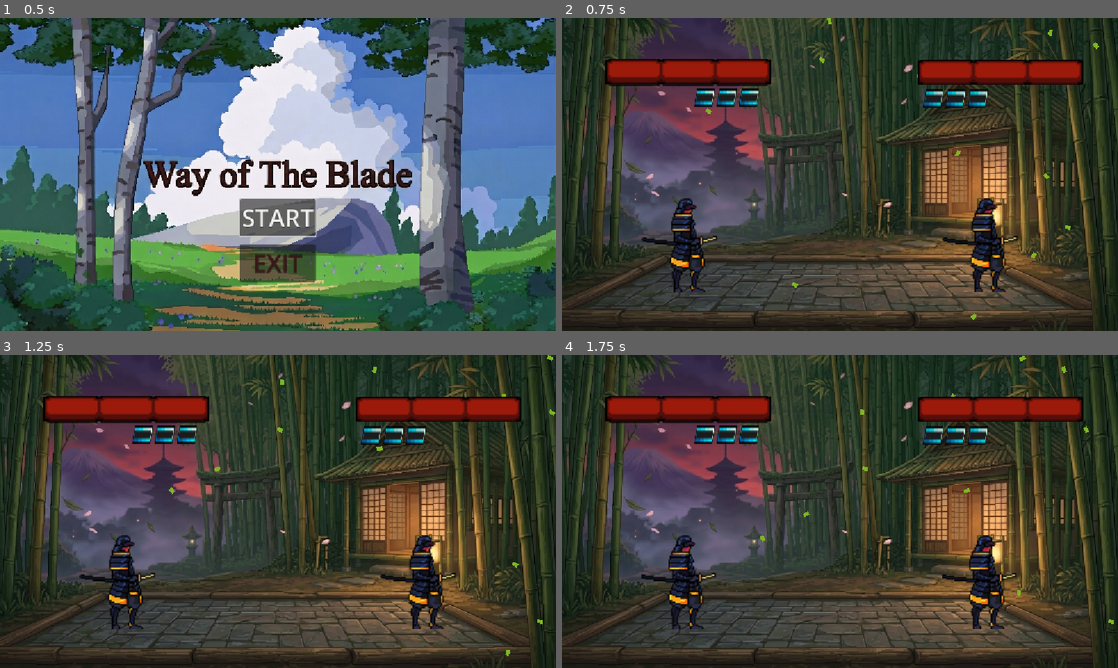
Above: before the commit, frames 1-4 (two rows, left to right).
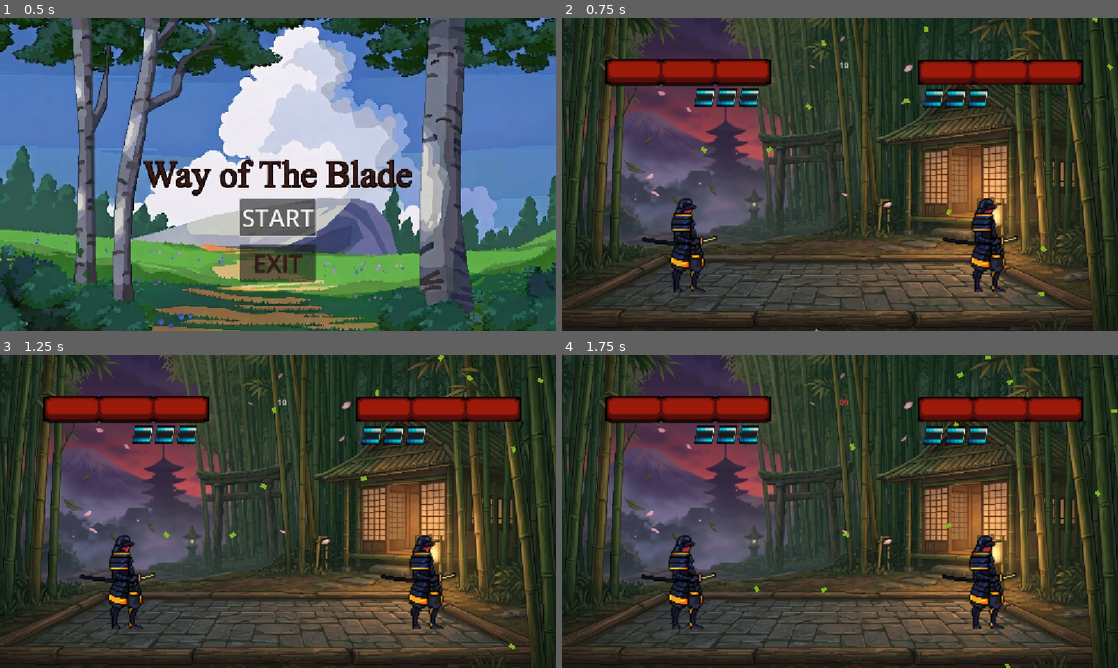
Above: after the commit, the same moments.

Repository: ianRHS/Way-of-the-blade-
Game: Godot game, scene res://Scenes/MainMenu.tscn
The game is run twice, just before and just after one commit, with the same random seed, the same clock (stepped at 60 frames per second) and the same inputs.
Inputs:
- Up to frame 1 (0.5 s): no input
- Up to frame 2 (0.75 s): click "START" at 0.5 s
- Up to frame 3 (1.25 s): no input
- Up to frame 4 (1.75 s): no input

Frame 1 is identical in both runs. In frame 2, 0.3% of the frame differs, in the area x 25-100%, y 0-100%; in frame 3, 0.3%, in the area x 29-100%, y 0-97%; in frame 4, 0.3%.

Commit message:
made a victory screen for the game
Made a victory screen after a player wins that has a rematch button, main menu button and exit but it needs fixing because the scene do not show up currently after a player wins, it just freezes them.

Diff:
--- a/Scenes/Main.tscn
+++ b/Scenes/Main.tscn
@@ -1,11 +1,14 @@
 [gd_scene format=3 uid="uid://ddn8l01e1jr76"]
 
 [ext_resource type="PackedScene" uid="uid://dpgcpbiix8p14" path="res://Scenes/player.tscn" id="1_glv2v"]
+[ext_resource type="Script" uid="uid://uynbc4ik31dw" path="res://Scripts/main.gd" id="1_jw32o"]
 [ext_resource type="Script" uid="uid://dt6aru0gm20aq" path="res://Scripts/Camera.gd" id="3_kln2b"]
 [ext_resource type="PackedScene" uid="uid://binsmm51c3858" path="res://Scenes/hud.tscn" id="3_rgh2o"]
 [ext_resource type="PackedScene" uid="uid://b5x1nfrmc3t54" path="res://Scenes/pause_menu.tscn" id="4_rgh2o"]
 [ext_resource type="Texture2D" uid="uid://cvtx2k382ldwh" path="res://Assets/e5a8aeeb-32ca-4c44-bbd0-1733f2adb2d7.jpg" id="5_pbw6q"]
 [ext_resource type="Texture2D" uid="uid://m36ehsowkb7w" path="res://Assets/leaf_pack/folhas_verde.png" id="6_v1gob"]
+[ext_resource type="Texture2D" uid="uid://bl7pmv1blj7ih" path="res://Assets/4710b0fe-b8ec-4b06-8868-59dd011037aa.jpg" id="8_50glp"]
+[ext_resource type="Script" uid="uid://fmvswsfde37b" path="res://Scripts/victory_menu.gd" id="8_vy5pj"]
 
 [sub_resource type="RectangleShape2D" id="RectangleShape2D_xnrmw"]
 size = Vector2(1152, 18)
@@ -21,19 +24,23 @@
 particle_flag_disable_z = true
 emission_shape = 3
 emission_box_extents = Vector3(600, 1, 1)
-angle_min = -22.19999
+angle_min = -15.4999895
 angle_max = 360.00003
+direction = Vector3(0, 1, 0)
+spread = 35.0
+initial_velocity_min = 20.0
+initial_velocity_max = 50.0
 angular_velocity_min = -45.000015
 angular_velocity_max = 44.999985
 gravity = Vector3(30, 50, 0)
 turbulence_noise_strength = 5.0
 turbulence_noise_scale = 3.0
 turbulence_noise_speed = Vector3(0.5, 0.5, 0.5)
-turbulence_noise_speed_random = 0.0
 turbulence_influence_min = 0.2
 turbulence_influence_max = 0.8
 
 [node name="Main" type="Node2D" unique_id=2001256775]
+script = ExtResource("1_jw32o")
 
 [node name="Floor" type="StaticBody2D" parent="." unique_id=1427900738]
 
@@ -47,14 +54,14 @@
 offset_right = 1150.0
 offset_bottom = 584.0
 
-[node name="Player 1" parent="." unique_id=217431882 node_paths=PackedStringArray("opponent") instance=ExtResource("1_glv2v")]
+[node name="Player1" parent="." unique_id=217431882 node_paths=PackedStringArray("opponent") instance=ExtResource("1_glv2v")]
 position = Vector2(254, 473)
-opponent = NodePath("../Player 2")
+opponent = NodePath("../Player2")
 
-[node name="Player 2" parent="." unique_id=1135110097 node_paths=PackedStringArray("opponent") instance=ExtResource("1_glv2v")]
+[node name="Player2" parent="." unique_id=1135110097 node_paths=PackedStringArray("opponent") instance=ExtResource("1_glv2v")]
 position = Vector2(877, 478)
 player_prefix = "p2"
-opponent = NodePath("../Player 1")
+opponent = NodePath("../Player1")
 
 [node name="LeftWall" type="StaticBody2D" parent="." unique_id=594525251]
 
@@ -73,6 +80,7 @@
 script = ExtResource("3_kln2b")
 
 [node name="HUD" parent="." unique_id=1926756454 instance=ExtResource("3_rgh2o")]
+total_time = 10
 
 [node name="PauseMenu" parent="HUD" unique_id=195141643 instance=ExtResource("4_rgh2o")]
 visible = false
@@ -95,3 +103,70 @@
 lifetime = 10.0
 preprocess = 15.0
 process_material = SubResource("ParticleProcessMaterial_50glp")
+
+[node name="VictoryMenu" type="CanvasLayer" parent="." unique_id=747801022]
+process_mode = 3
+visible = false
+script = ExtResource("8_vy5pj")
+
+[node name="Control" type="Control" parent="VictoryMenu" unique_id=329348348]
+layout_mode = 3
+anchors_preset = 15
+anchor_right = 1.0
+anchor_bottom = 1.0
+grow_horizontal = 2
+grow_vertical = 2
+
+[node name="BackgroundTint" type="ColorRect" parent="VictoryMenu/Control" unique_id=1714013972]
+layout_mode = 0
+offset_right = 1152.0
+offset_bottom = 648.0
+color = Color(0.32156864, 0.32156864, 0.32156864, 0.7254902)
+
+[node name="VictoryBanner" type="TextureRect" parent="VictoryMenu/Control" unique_id=1491154887]
+layout_mode = 0
+offset_right = 1152.0
+offset_bottom = 648.0
+texture = ExtResource("8_50glp")
+
+[node name="WinnerText" type="Label" parent="VictoryMenu/Control" unique_id=433349208]
+layout_mode = 1
+anchors_preset = 5
+anchor_left = 0.5
+anchor_right = 0.5
+offset_left = -119.0
+offset_top = 3.0
+offset_right = 2.0
+offset_bottom = 26.0
+grow_horizontal = 2
+scale = Vector2(2, 2)
+text = "PLAYER 1 WINS!"
+horizontal_alignment = 1
+vertical_alignment = 1
+
+[node name="ButtonContainer" type="VBoxContainer" parent="VictoryMenu/Control" unique_id=86152482]
+layout_mode = 1
+anchors_preset = -1
+anchor_left = 0.5
+anchor_top = 0.629
+anchor_right = 0.5
+anchor_bottom = 0.629
+offset_left = -52.0
+offset_top = -14.5920105
+offset_right = 52.0
+offset_bottom = 165.40799
+grow_horizontal = 2
+grow_vertical = 2
+alignment = 1
+
+[node name="RematchButton" type="Button" parent="VictoryMenu/Control/ButtonContainer" unique_id=1841836841]
+layout_mode = 2
+text = "REMATCH"
+
+[node name="MainMenuButton" type="Button" parent="VictoryMenu/Control/ButtonContainer" unique_id=1671860603]
+layout_mode = 2
+text = "MAIN MENU"
+
+[node name="ExitButton" type="Button" parent="VictoryMenu/Control/ButtonContainer" unique_id=1016207012]
+layout_mode = 2
+text = "EXIT"
--- a/Scenes/hud.tscn
+++ b/Scenes/hud.tscn
@@ -35,6 +35,7 @@
 empty_dot_texture = SubResource("AtlasTexture_t1xeu")
 
 [node name="VictoryPanel" type="PanelContainer" parent="." unique_id=1397725074]
+process_mode = 3
 visible = false
 anchors_preset = 8
 anchor_left = 0.5
@@ -123,3 +124,17 @@
 
 [node name="Dot3" type="TextureRect" parent="P2RoundIcons" unique_id=1914695690]
 layout_mode = 2
+
+[node name="TimerLabel" type="Label" parent="." unique_id=469763259]
+anchors_preset = -1
+anchor_right = 0.035
+offset_left = 436.0
+offset_top = 1.0
+offset_right = 693.68
+offset_bottom = 194.0
+horizontal_alignment = 1
+vertical_alignment = 1
+
+[node name="MatchTimer" type="Timer" parent="." unique_id=387693688]
+
+[connection signal="time_over" from="." to="." method="_on_time_over"]
--- a/Scenes/pause_menu.tscn
+++ b/Scenes/pause_menu.tscn
@@ -19,7 +19,7 @@
 anchor_bottom = 1.0
 grow_horizontal = 2
 grow_vertical = 2
-color = Color(0.18000486, 0.18000486, 0.18000486, 1)
+color = Color(0.18039216, 0.18039216, 0.18039216, 0.2784314)
 
 [node name="VBoxContainer" type="VBoxContainer" parent="." unique_id=843995244]
 layout_mode = 1
--- /dev/null
+++ b/Scenes/victory_menu.tscn
@@ -0,0 +1,70 @@
+[gd_scene format=3 uid="uid://curnf5u1n4mim"]
+
+[ext_resource type="Script" uid="uid://fmvswsfde37b" path="res://Scripts/victory_menu.gd" id="1_1sayv"]
+[ext_resource type="Texture2D" uid="uid://bl7pmv1blj7ih" path="res://Assets/4710b0fe-b8ec-4b06-8868-59dd011037aa.jpg" id="2_why5a"]
+
+[node name="VictoryMenu" type="CanvasLayer" unique_id=1413017773]
+process_mode = 3
+script = ExtResource("1_1sayv")
+
+[node name="Control" type="Control" parent="." unique_id=423978740]
+layout_mode = 3
+anchors_preset = 15
+anchor_right = 1.0
+anchor_bottom = 1.0
+grow_horizontal = 2
+grow_vertical = 2
+
+[node name="BackgroundTint" type="ColorRect" parent="Control" unique_id=1474529900]
+layout_mode = 0
+offset_right = 1152.0
+offset_bottom = 648.0
+color = Color(0.32156864, 0.32156864, 0.32156864, 0.7254902)
+
+[node name="VictoryBanner" type="TextureRect" parent="Control" unique_id=1283398718]
+layout_mode = 0
+offset_right = 1152.0
+offset_bottom = 648.0
+texture = ExtResource("2_why5a")
+
+[node name="WinnerText" type="Label" parent="Control" unique_id=428350612]
+layout_mode = 1
+anchors_preset = 5
+anchor_left = 0.5
+anchor_right = 0.5
+offset_left = -119.0
+offset_top = 3.0
+offset_right = 2.0
+offset_bottom = 26.0
+grow_horizontal = 2
+scale = Vector2(2, 2)
+text = "PLAYER 1 WINS!"
+horizontal_alignment = 1
+vertical_alignment = 1
+
+[node name="ButtonContainer" type="VBoxContainer" parent="Control" unique_id=1484879842]
+layout_mode = 1
+anchors_preset = -1
+anchor_left = 0.5
+anchor_top = 0.629
+anchor_right = 0.5
+anchor_bottom = 0.629
+offset_left = -52.0
+offset_top = -14.5920105
+offset_right = 52.0
+offset_bottom = 165.40799
+grow_horizontal = 2
+grow_vertical = 2
+alignment = 1
+
+[node name="RematchButton" type="Button" parent="Control/ButtonContainer" unique_id=393874237]
+layout_mode = 2
+text = "REMATCH"
+
+[node name="MainMenuButton" type="Button" parent="Control/ButtonContainer" unique_id=954569909]
+layout_mode = 2
+text = "MAIN MENU"
+
+[node name="ExitButton" type="Button" parent="Control/ButtonContainer" unique_id=534201581]
+layout_mode = 2
+text = "EXIT"
--- a/Scripts/hud.gd
+++ b/Scripts/hud.gd
@@ -1,6 +1,8 @@
 extends CanvasLayer
 
+signal time_over
 
+@export var total_time: int = 60
 @onready var p1_round_dots: Array = [$P1RoundIcons/Dot1, $P1RoundIcons/Dot2, $P1RoundIcons/Dot3]
 @onready var p2_round_dots: Array = [$P2RoundIcons/Dot1, $P2RoundIcons/Dot2, $P2RoundIcons/Dot3]
 @onready var p1_health_bar: TextureProgressBar = $P1HealthBar
@@ -8,9 +10,13 @@
 @onready var victory_panel: PanelContainer = $VictoryPanel
 @onready var winner_label: Label = $VictoryPanel/VBoxContainer/WinnerLabel
 @onready var restart_button: Button = $VictoryPanel/VBoxContainer/RestartButton
+@onready var timer_label: Label = $TimerLabel # Adjust path to match your layout
+@onready var match_timer: Timer = $MatchTimer
 
 @export var filled_dot_texture: Texture2D
 @export var empty_dot_texture: Texture2D
+
+var current_time: int
 
 func update_round_display(p1_wins: int, p2_wins: int) -> void:
 	for i in range(p1_round_dots.size()):
@@ -29,10 +35,36 @@
 
 
 func _ready() -> void:
+	start_round_timer()
 	update_round_display(Global.p1_rounds, Global.p2_rounds)
 	Global.hud = self
 	victory_panel.visible = false
 	restart_button.pressed.connect(_on_restart_pressed)
+
+func start_round_timer() -> void:
+	current_time = total_time
+	update_timer_display()
+
+	match_timer.wait_time = 1.0
+	match_timer.one_shot = false
+	if not match_timer.timeout.is_connected(_on_timer_tick):
+		match_timer.timeout.connect(_on_timer_tick)
+	match_timer.start()
+
+func update_timer_display() -> void:
+	# Formats single digits with a leading zero (e.g., "09")
+	timer_label.text = "%02d" % current_time
+
+func _on_timer_tick() -> void:
+	if current_time > 0:
+		current_time -= 1
+		update_timer_display()
+		if current_time <= 10:
+			timer_label.modulate = Color(1, 0.2, 0.2) # Flashes/turns red in final 10s
+
+		if current_time == 0:
+			match_timer.stop()
+			time_over.emit()
 
 func update_health_ui(player: String, current: int, maximum: int) -> void:
 	print("HUD updating for ", player, " -> Value: ", current)
@@ -52,3 +84,7 @@
 func _on_restart_pressed() -> void:
 	Global.reset_match()
 	get_tree().reload_current_scene()
+
+
+func _on_time_over() -> void:
+	get_tree().paused = true # Freeze physics and inputs
--- /dev/null
+++ b/Scripts/main.gd
@@ -0,0 +1,87 @@
+extends Node2D
+
+@export var max_rounds: int = 3
+
+var current_round: int = 1
+var p1_wins: int = 0
+var p2_wins: int = 0
+
+@onready var player_1: CharacterBody2D = $Player1
+@onready var player_2: CharacterBody2D = $Player2
+@onready var hud: CanvasLayer = $HUD
+
+func _ready() -> void:
+	if player_1 and player_2:
+		player_1.opponent = player_2
+		player_2.opponent = player_1
+
+	if hud and hud.has_signal("time_over"):
+		hud.time_over.connect(_on_time_over)
+
+func _on_time_over() -> void:
+	Global.round_active = false
+
+	var winner = _determine_hp_winner()
+	if winner == "p1":
+		p1_wins += 1
+	elif winner == "p2":
+		p2_wins += 1
+
+	var required_wins = int(ceil(max_rounds / 2.0))
+	if current_round >= max_rounds or p1_wins >= required_wins or p2_wins >= required_wins:
+		_show_game_over()
+	else:
+		_advance_to_next_round()
+
+func _advance_to_next_round() -> void:
+	# 2-second delay without pausing the tree
+	await get_tree().create_timer(2.0).timeout
+
+	current_round += 1
+
+	# Reset player health & UI
+	player_1.current_health = player_1.max_health
+	player_2.current_health = player_2.max_health
+	Global.update_health("p1", player_1.current_health, player_1.max_health)
+	Global.update_health("p2", player_2.current_health, player_2.max_health)
+
+	# Reset positions if spawn markers are present
+	if has_node("SpawnP1") and has_node("SpawnP2"):
+		player_1.global_position = $SpawnP1.global_position
+		player_2.global_position = $SpawnP2.global_position
+
+	# Restart timer and reactivate player inputs
+	if hud and hud.has_method("start_round_timer"):
+		hud.start_round_timer()
+
+	Global.round_active = true
+
+func _determine_hp_winner() -> String:
+	if player_1.current_health > player_2.current_health:
+		return "p1"
+	elif player_2.current_health > player_1.current_health:
+		return "p2"
+	else:
+		return "draw"
+
+func _show_game_over() -> void:
+	Global.round_active = false
+
+	# Hide the combat HUD elements
+	if hud:
+		hud.hide()
+
+	# Calculate match victor
+	var match_winner = "Player 1"
+	if p2_wins > p1_wins:
+		match_winner = "Player 2"
+	elif p1_wins == p2_wins:
+		match_winner = "Draw"
+
+	# Show Victory Overlay
+	if has_node("VictoryMenu"):
+		$VictoryMenu.setup_victory(match_winner)
+	else:
+		print("ERROR: VictoryMenu node missing from scene tree!")
+
+	get_tree().paused = true
--- a/Scripts/player.gd
+++ b/Scripts/player.gd
@@ -6,6 +6,7 @@
 @export var player_prefix: String = "p1"
 @export var opponent: CharacterBody2D
 @export var max_health: int = 3
+
 
 
 var gravity: int = ProjectSettings.get_setting("physics/2d/default_gravity")
@@ -19,10 +20,13 @@
 var current_health: int
 
 
+
+
 # Ensure node paths match your Scene dock exactly (Case Sensitive)
 @onready var HitBox_Shape: CollisionShape2D = $Pivot/Hitbox/HitBoxShape
 @onready var sword_visual: ColorRect = $Pivot/Hitbox/SwordVisual
 @onready var anim: AnimatedSprite2D = $Pivot/CharacterAnim
+
 
 func _ready() -> void:
 	current_health = max_health
--- /dev/null
+++ b/Scripts/victory_menu.gd
@@ -0,0 +1,29 @@
+extends CanvasLayer
+
+@onready var winner_label: Label = $Control/WinnerText
+@onready var rematch_button: Button = $Control/ButtonContainer/RematchButton
+@onready var main_menu_button: Button = $Control/ButtonContainer/MainMenuButton
+@onready var exit_button: Button = $Control/ButtonContainer/ExitButton
+
+func _ready() -> void:
+	hide()
+
+	rematch_button.pressed.connect(_on_rematch_pressed)
+	main_menu_button.pressed.connect(_on_main_menu_pressed)
+	exit_button.pressed.connect(_on_exit_pressed)
+
+func setup_victory(winner_name: String) -> void:
+	winner_label.text = winner_name.to_upper() + " WINS!"
+	show()
+
+func _on_rematch_pressed() -> void:
+	get_tree().paused = false
+	get_tree().reload_current_scene()
+
+func _on_main_menu_pressed() -> void:
+	get_tree().paused = false
+	# Ensure this file path matches your actual MainMenu scene path in FileSystem
+	get_tree().change_scene_to_file("res://Scenes/MainMenu.tscn")
+
+func _on_exit_pressed() -> void:
+	get_tree().quit()
Binary file added: Assets/4710b0fe-b8ec-4b06-8868-59dd011037aa.jpg
Not shown, added: Assets/4710b0fe-b8ec-4b06-8868-59dd011037aa.jpg.import
Not shown, added: Scripts/main.gd.uid
Not shown, added: Scripts/victory_menu.gd.uid
